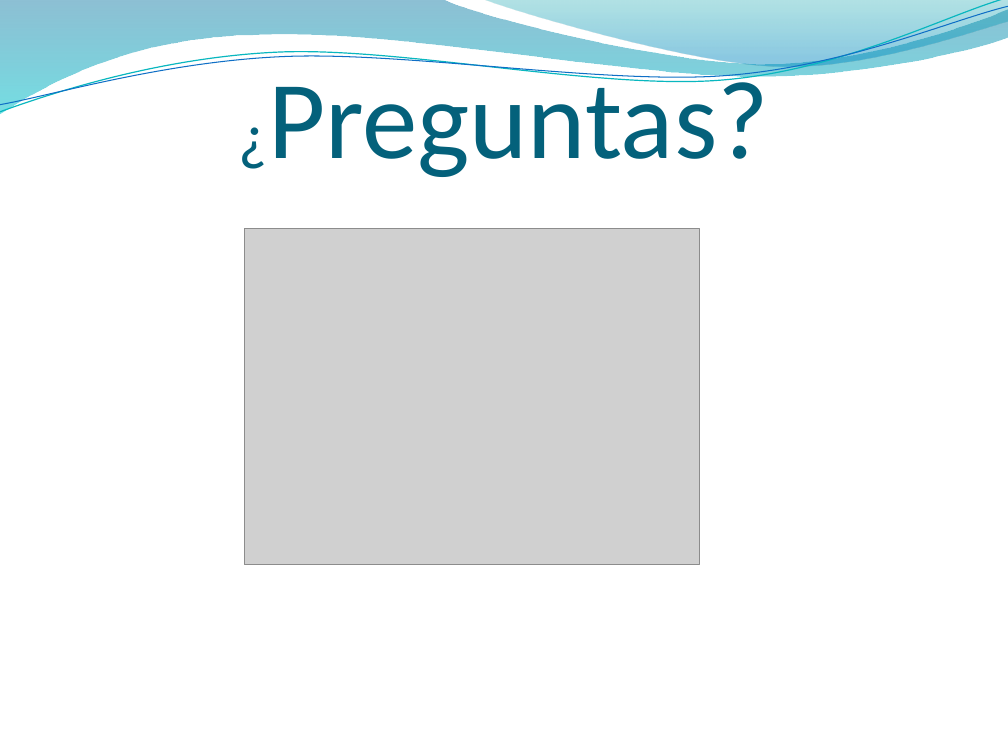
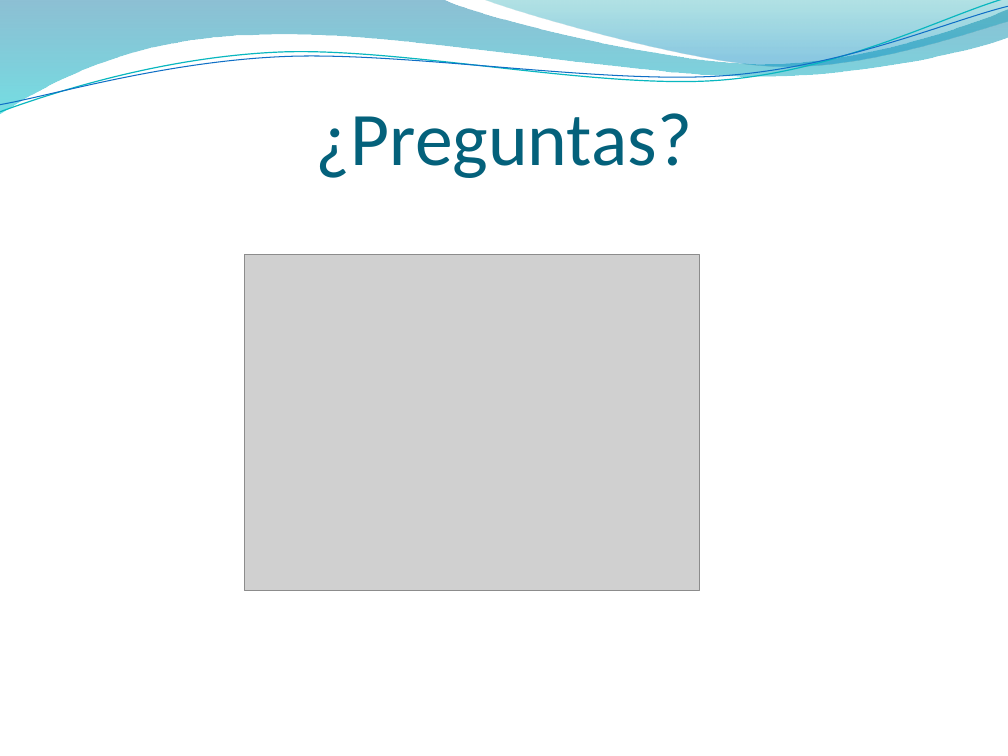
Before and after one commit to ORGTecnologo/7b6581PT, a slide deck: slide 16 of Documentacion/Entregas/Presentacion/Presentacion.pptx (slide 14 before the commit). Drawn at 1008x756 pixels with LibreOffice and Linux fonts; fonts in the diff are those of the drawing; grey boxes stand for pictures; background and template pictures are left out. Boxes give left, top, right and bottom in pixels: in the first picture for what was removed or moved away, otherwise in the second. Text is boxed around its words. In the diff, an @@ line names an element or a change of style, - is before the commit and + after.

```diff
--- a/Documentacion/Entregas/Presentacion/Presentacion.pptx
+++ b/Documentacion/Entregas/Presentacion/Presentacion.pptx
@@ title "¿Preguntas?" at [316,113,692,178]: size 45 to 54 pt in "¿Preguntas?"; size 79.2 to 54 pt @@
@@ rectangle added at [0,188,1008,756], fill #FFFFFF, outline #FFFFFF 2 pt @@
@@ picture: place and size @@
-picture at [244,229,699,565]
+picture at [244,254,699,591]
```
Also in this commit, not shown: 10 other slides changed, 5 slides added, 17 slides removed, 3 other files.
